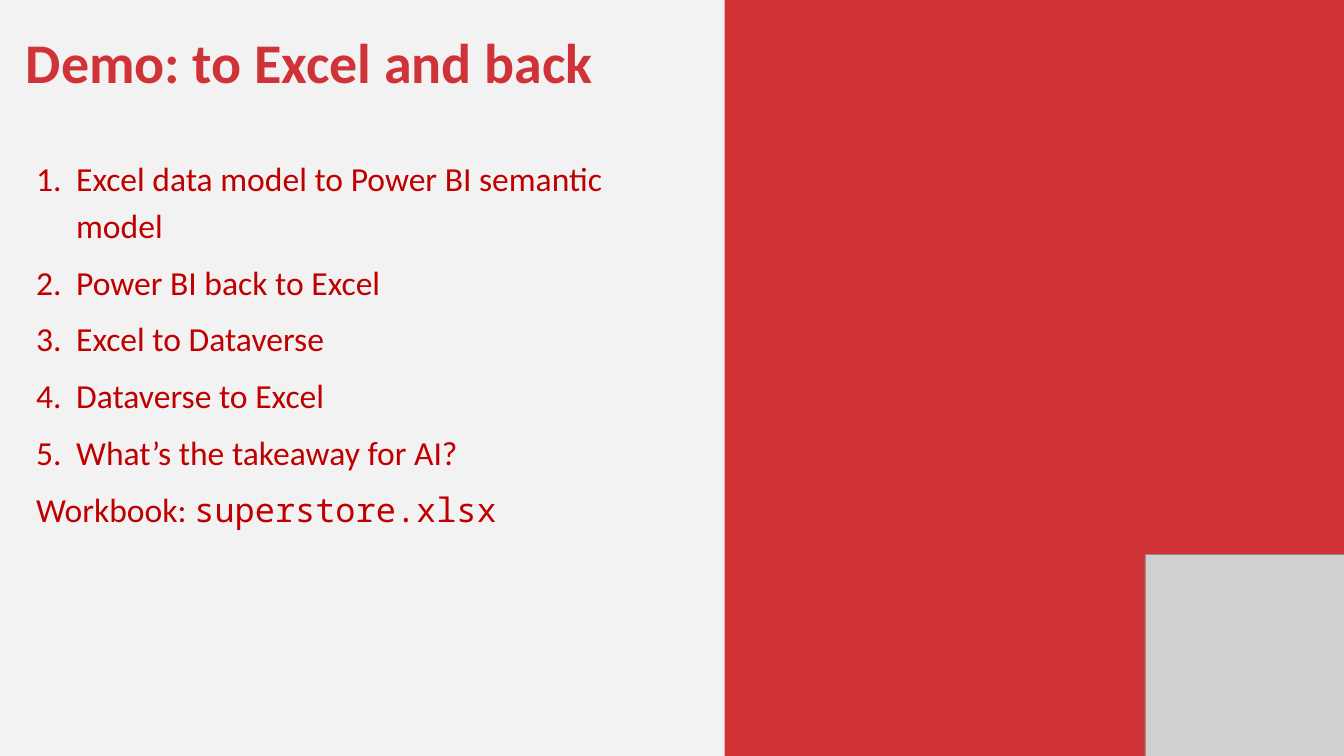
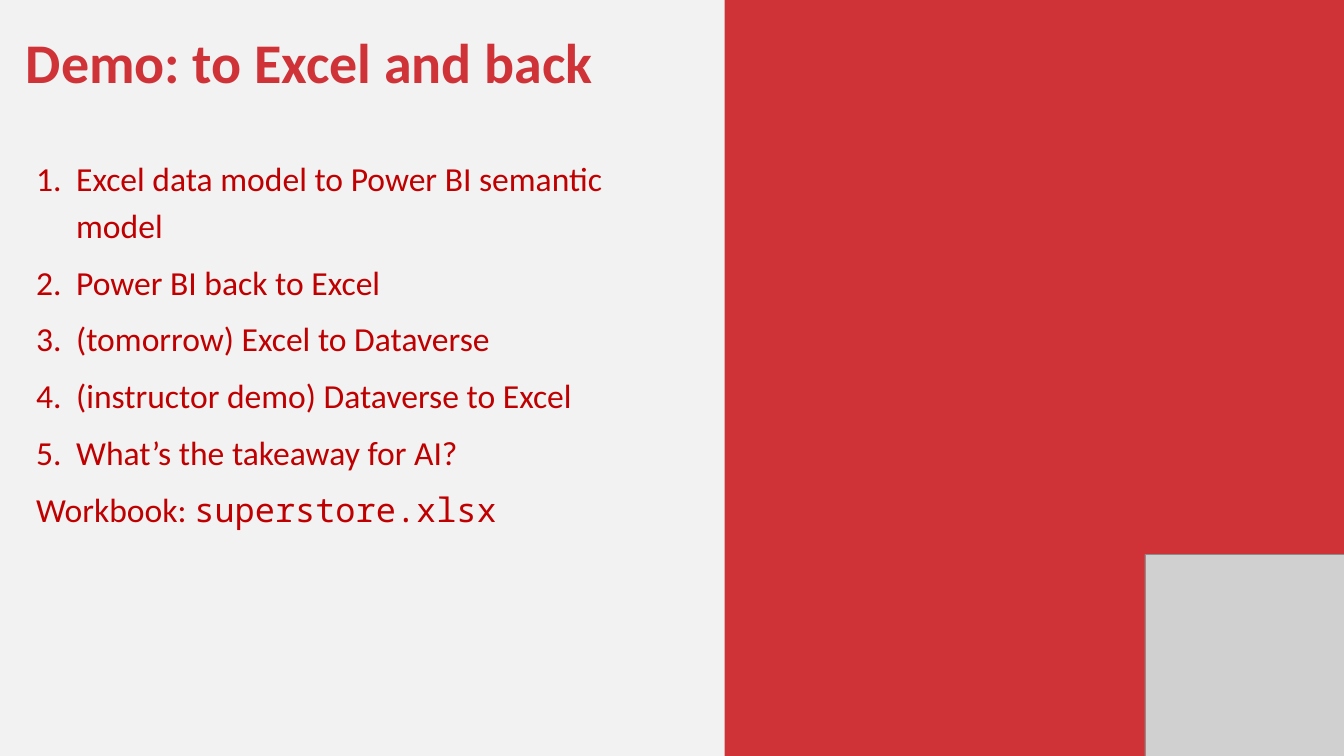
Before and after one commit to stringfestdata/ai-for-excel-in-a-week, a slide deck: slide 6 of day-1-power-bi-dataverse/day-1-power-bi-dataverse.pptx. Drawn at 1344x756 pixels with LibreOffice and Linux fonts; fonts in the diff are those of the drawing; grey boxes stand for pictures. Boxes give left, top, right and bottom in pixels: in the first picture for what was removed or moved away, otherwise in the second. Text is boxed around its words. In the diff, an @@ line names an element or a change of style, - is before the commit and + after.

```diff
--- a/day-1-power-bi-dataverse/day-1-power-bi-dataverse.pptx
+++ b/day-1-power-bi-dataverse/day-1-power-bi-dataverse.pptx
@@ text at box(76, 326, 572, 413): text changed @@
-3. Excel to Dataverse
-4. Dataverse to Excel
+3. (tomorrow) Excel to Dataverse
+4. (instructor demo) Dataverse to Excel
```
Also in this commit, not shown: 2 other slides changed, 7 other files.
